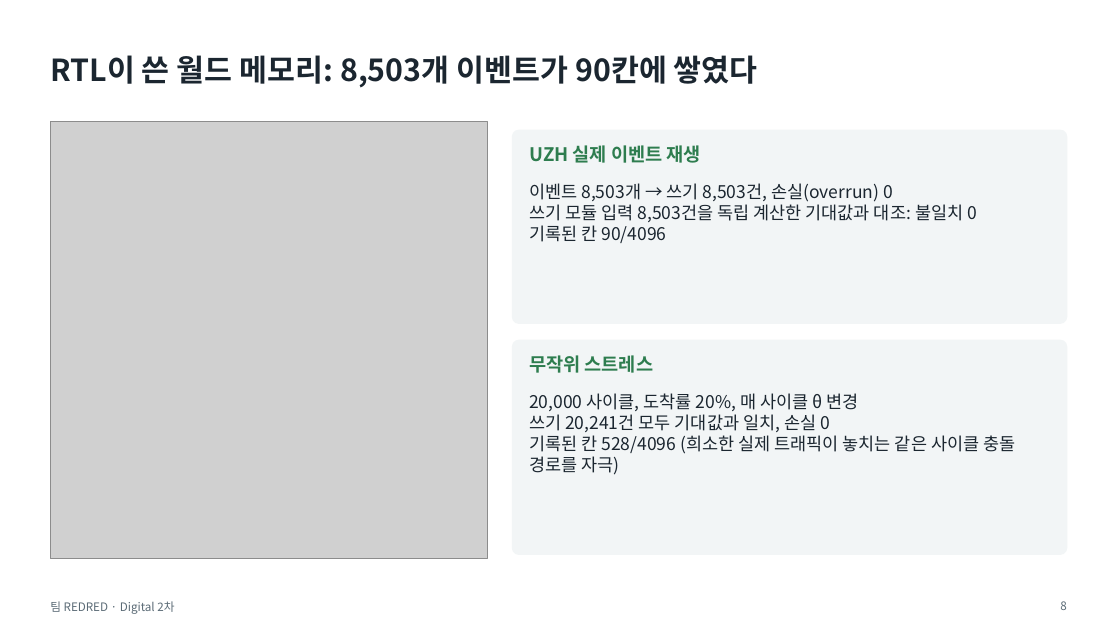
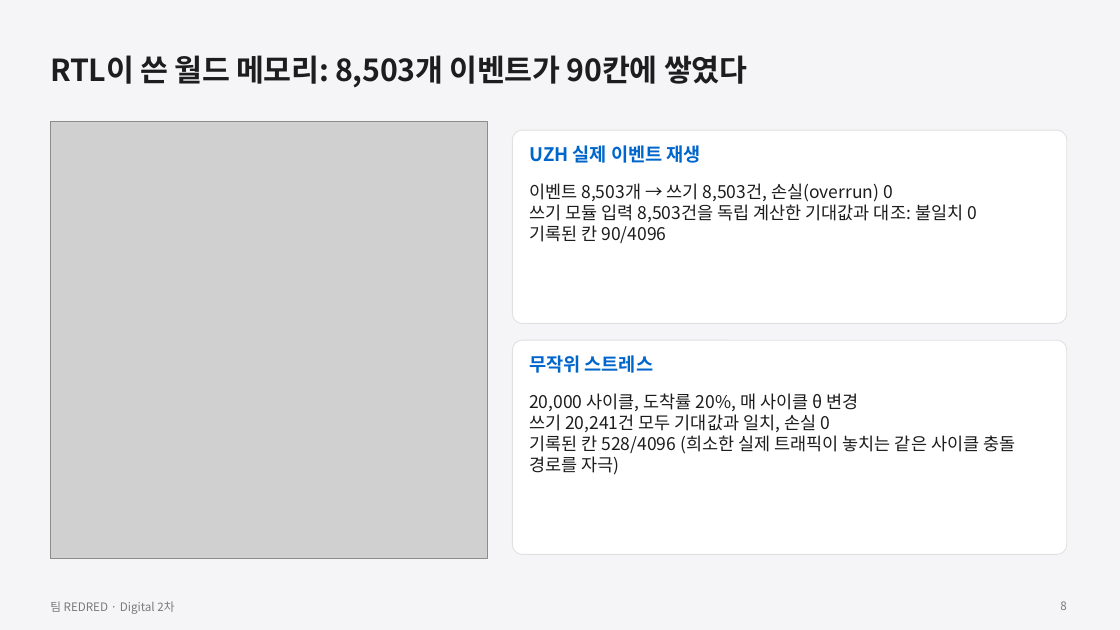
Before and after one commit to GangHeeJo/AI-SEMI, a slide deck: slide 8 of submission/REDRED_2차_발표자료.pptx. Drawn at 1120x630 pixels with LibreOffice and Linux fonts; fonts in the diff are those of the drawing; grey boxes stand for pictures. Boxes give left, top, right and bottom in pixels: in the first picture for what was removed or moved away, otherwise in the second. Text is boxed around its words. In the diff, an @@ line names an element or a change of style, - is before the commit and + after.

```diff
--- a/submission/REDRED_2차_발표자료.pptx
+++ b/submission/REDRED_2차_발표자료.pptx
@@ background #FFFFFF to #F5F5F7 @@
@@ text "RTL이 쓴 월드 메모리: 8,503개 ..." at (x1=50, y1=55, x2=747, y2=88): text colour #1B2630 to #1D1D1F, letter spacing 0 to -0.3 pt @@
@@ rounded rectangle at (x1=513, y1=130, x2=1067, y2=323): fill #F2F5F6 to #FFFFFF; outline #F2F5F6 1 pt to #E0E0E0 0.75 pt; proportions changed @@
@@ text "UZH 실제 이벤트 재생" at (x1=529, y1=145, x2=701, y2=163): text colour #2E7D4F to #0066CC @@
@@ text "이벤트 8,503개 → 쓰기 8,503건, ..." at (x1=529, y1=183, x2=977, y2=243): text colour #1B2630 to #1D1D1F @@
@@ rounded rectangle at (x1=513, y1=340, x2=1067, y2=555): fill #F2F5F6 to #FFFFFF; outline #F2F5F6 1 pt to #E0E0E0 0.75 pt; proportions changed @@
@@ text "무작위 스트레스" at (x1=529, y1=355, x2=654, y2=373): text colour #2E7D4F to #0066CC @@
@@ text "20,000 사이클, 도착률 20%, 매 ..." at (x1=529, y1=393, x2=1015, y2=475): text colour #1B2630 to #1D1D1F @@
@@ text "팀 REDRED · Digital 2차" at (x1=50, y1=601, x2=174, y2=614): text colour #5B6B76 to #7A7A7A @@
@@ page number at (x1=1060, y1=601, x2=1066, y2=610): text colour #5B6B76 to #7A7A7A @@
```
Also in this commit, not shown: 18 other slides changed, 13 other files.
